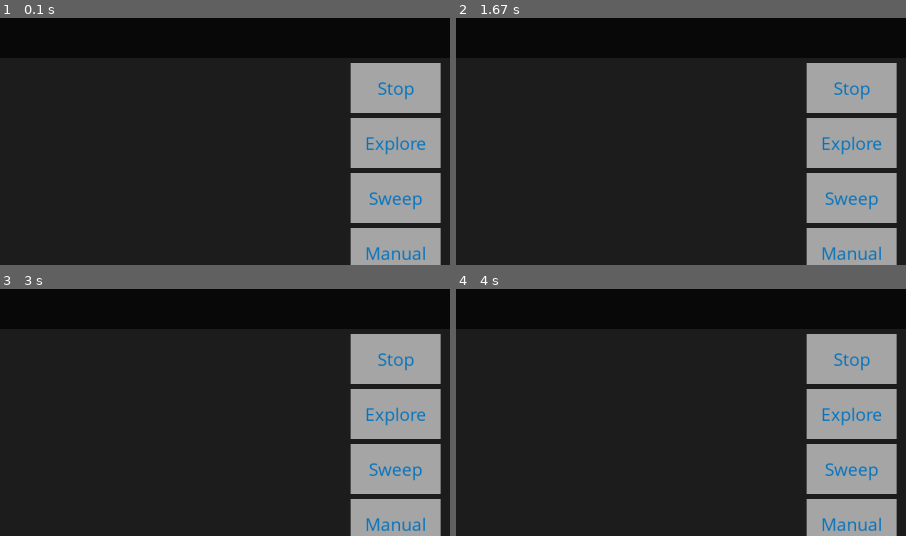
Above: before the commit, frames 1-4 (two rows, left to right).
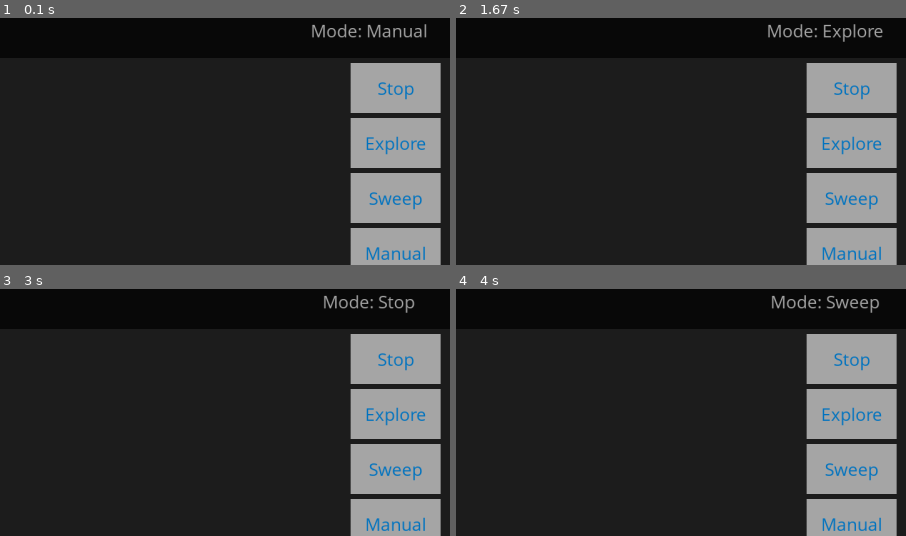
Above: after the commit, the same moments.

Repository: JackBlair87/HackTJ2021
Game: pygame game, started from ground_station/BotDisplay.py
The game is run twice, just before and just after one commit, with the same random seed, the same clock (stepped at 60 frames per second) and the same inputs.
Inputs (mouse positions are % of the whole screen's width and height, from its top left):
- Up to frame 1 (0.1 s): no input
- Up to frame 2 (1.67 s): press the mouse at (94, 25) at 0.37 s; move the mouse to (77, 48) at 0.47 s; release the mouse at (60, 72) at 0.6 s; click "Stop" at 0.72 s; click "Explore" at 1.05 s
- Up to frame 3 (3 s): click "Stop" at 2.38 s
- Up to frame 4 (4 s): click "Sweep" at 3.72 s
The pictures show only the part of the screen within x 50-100%, y 0-50%; the shares and areas given below are measured in that part.

The runs differ from the first frame. In frame 1, 0.6% of the frame differs, in the area x 69-95%, y 2-9%; in frame 2, 0.6%; in frame 3, 0.5%; in frame 4, 0.5%.

Commit message:
can now change modes using buttons on the display

Diff:
--- a/ground_station/BotDisplay.py
+++ b/ground_station/BotDisplay.py
@@ -71,6 +71,7 @@
     create_button_from_text("Explore", .89, .1 + mode_button_y_diff * 1, .1, mode_button_height, mediumFont, DBLUE, WHITE)
     create_button_from_text("Sweep", .89, .1 + mode_button_y_diff * 2, .1, mode_button_height, mediumFont, DBLUE, WHITE)
     create_button_from_text("Manual", .89, .1 + mode_button_y_diff * 3, .1, mode_button_height, mediumFont, DBLUE, WHITE)
+    draw_text("Mode: " + Mode.all_modes[mode], .91, .035)
     draw_compass(SCREEN_WIDTH-175, SCREEN_HEIGHT-175)
 
 
@@ -84,7 +85,7 @@
       button_text = temp[1]
       if current_time - last_button_press_time > 250:
         last_button_press_time = current_time
-        mode = Mode.all_modes.index(button_text.lower())
+        mode = Mode.all_modes.index(button_text)
         print("Mode changed to:", Mode.all_modes[mode])
 
 
@@ -133,6 +134,11 @@
     for button, text in all_buttons:
       if button.collidepoint(mouse):
         return button, text
+def draw_text(text, x, y, font_object=mediumFont, text_color=WHITE):
+  title = font_object.render(text, True, text_color)
+  titleRect = title.get_rect()
+  titleRect.center = (SCREEN_WIDTH * x, SCREEN_HEIGHT * y)
+  screen.blit(title, titleRect)
 
 def state_from_key_press():
   keys = pygame.key.get_pressed()
--- a/ground_station/GroundStation.py
+++ b/ground_station/GroundStation.py
@@ -7,7 +7,7 @@
   manual = 3
   emergency_stop = 4
   #a list for easier debugging
-  all_modes = ['stop', 'explore', 'sweep', 'manual', 'emergency_stop']
+  all_modes = ['Stop', 'Explore', 'Sweep', 'Manual', 'Emergency_stop']
 
 class State():
   stop = 0
